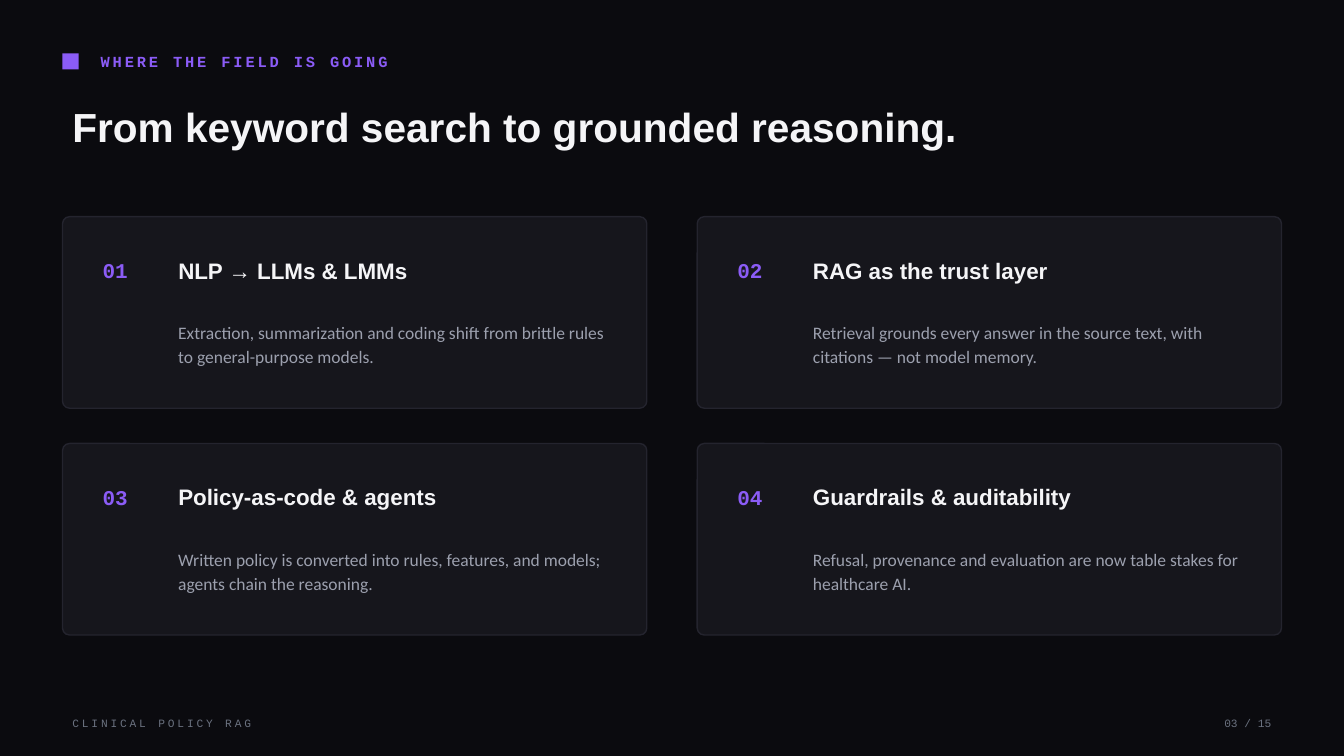
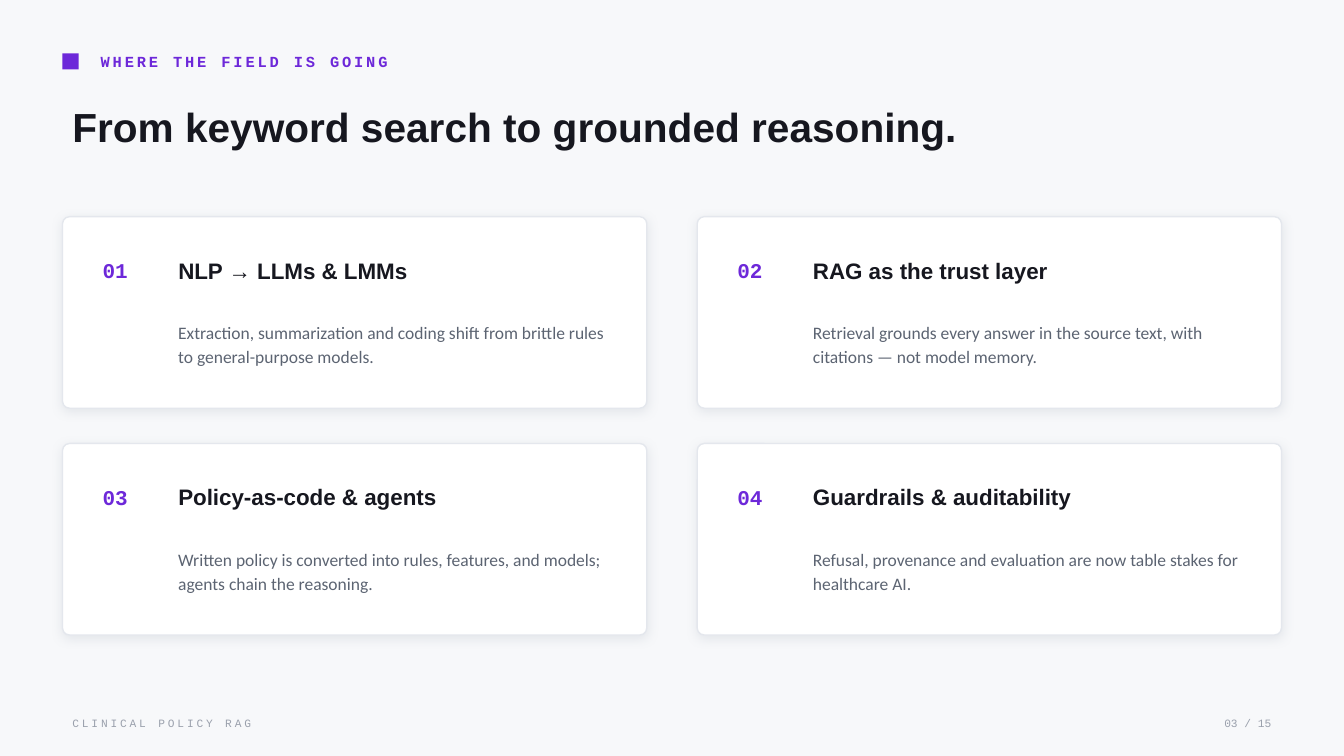
Before and after one commit to Iyman-Ahmed/clinical-rag-poc, a slide deck: slide 3 of presentation/Clinical_Policy_RAG.pptx. Drawn at 1344x756 pixels with LibreOffice and Linux fonts; fonts in the diff are those of the drawing. Boxes give left, top, right and bottom in pixels: in the first picture for what was removed or moved away, otherwise in the second. Text is boxed around its words. In the diff, an @@ line names an element or a change of style, - is before the commit and + after.

```diff
--- a/presentation/Clinical_Policy_RAG.pptx
+++ b/presentation/Clinical_Policy_RAG.pptx
@@ background #0B0B0F to #F7F8FA @@
@@ rectangle at (63, 53, 79, 70): fill #8B5CF6 to #6D28D9 @@
@@ fill #16161C to #FFFFFF; outline #24242E 1 pt to #E4E7ED 1 pt; shadow on in 4 elements at (63, 217, 647, 408), (698, 217, 1282, 408), (63, 444, 647, 635), (698, 444, 1282, 635) @@
@@ text colour #8B5CF6 to #6D28D9 in 5 elements at (101, 56, 388, 67), (103, 264, 128, 278), (737, 264, 762, 278), (103, 491, 128, 506), (737, 491, 762, 505) @@
@@ text colour #F5F5F7 to #16171F in 5 elements at (72, 112, 956, 150), (178, 263, 407, 280), (813, 262, 1047, 284), (178, 488, 436, 510), (813, 488, 1071, 510) @@
@@ text colour #9CA0AE to #5C6472 in 4 elements at (178, 327, 604, 366), (813, 327, 1203, 366), (178, 554, 601, 593), (813, 554, 1238, 590) @@
@@ text "CLINICAL POLICY RAG" at (72, 719, 251, 727): text colour #6B7280 to #9AA0AC @@
@@ text "03 / 15" at (1224, 720, 1271, 727): text colour #6B7280 to #9AA0AC @@
```
Also in this commit, not shown: 14 other slides changed, 1 other file.
